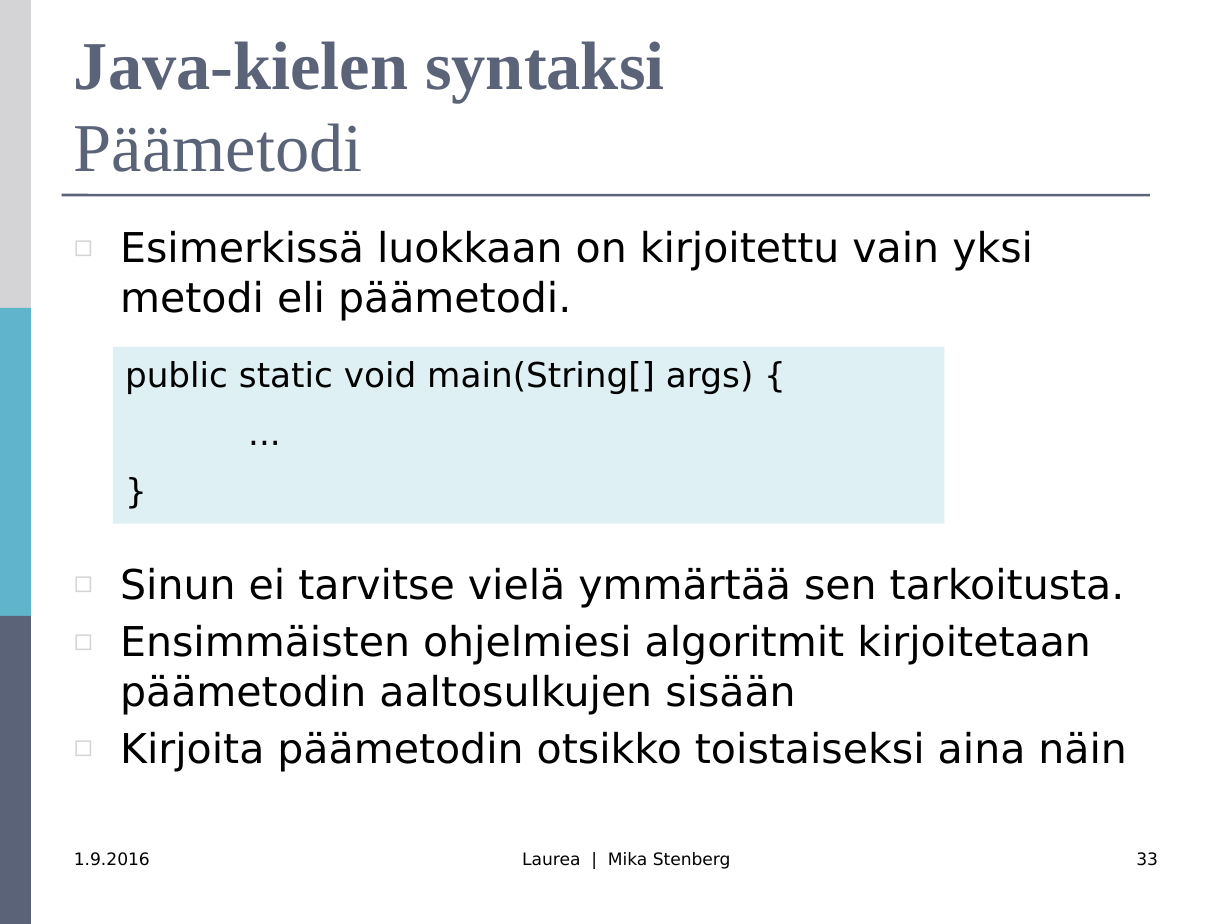
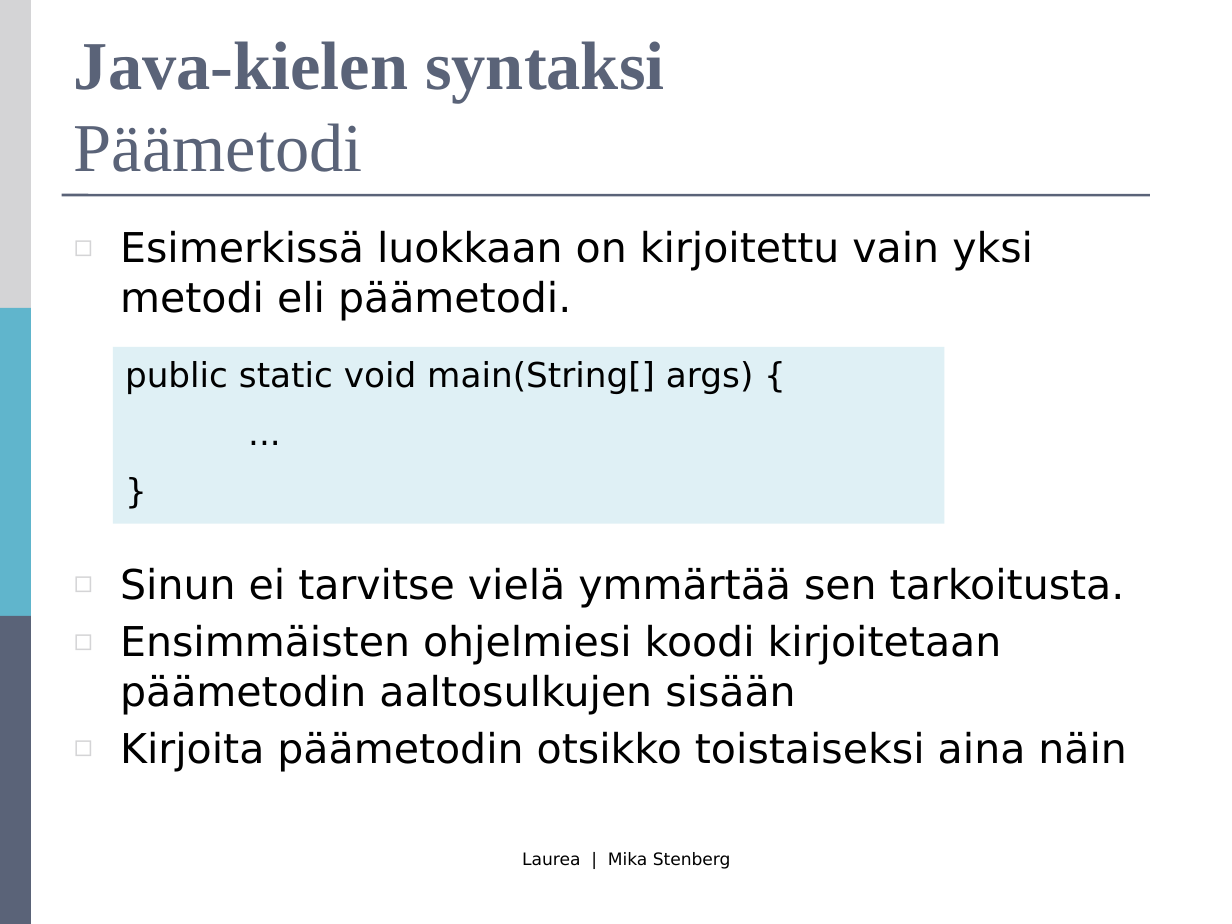
Before and after one commit to mjstenbe/OO_2017, a slide deck: slide 33 of Lecture materials (Antonius)/R0027-Luento-1-Intro.pptx. Drawn at 1232x924 pixels with LibreOffice and Linux fonts; fonts in the diff are those of the drawing. Boxes give left, top, right and bottom in pixels: in the first picture for what was removed or moved away, otherwise in the second. Text is boxed around its words. In the diff, an @@ line names an element or a change of style, - is before the commit and + after.

```diff
--- a/Lecture materials (Antonius)/R0027-Luento-1-Intro.pptx
+++ b/Lecture materials (Antonius)/R0027-Luento-1-Intro.pptx
@@ text at (120,624,1002,715): text changed @@
-◻ Ensimmäisten ohjelmiesi algoritmit kirjoitetaan päämetodin aaltosulkujen sisään
+◻ Ensimmäisten ohjelmiesi koodi kirjoitetaan päämetodin aaltosulkujen sisään
@@ text removed at (74,852,150,866) @@
-1.9.2016
@@ page number removed at (1136,852,1158,866) @@
-33
```
Also in this commit, not shown: 32 other slides changed, 5 other files.
